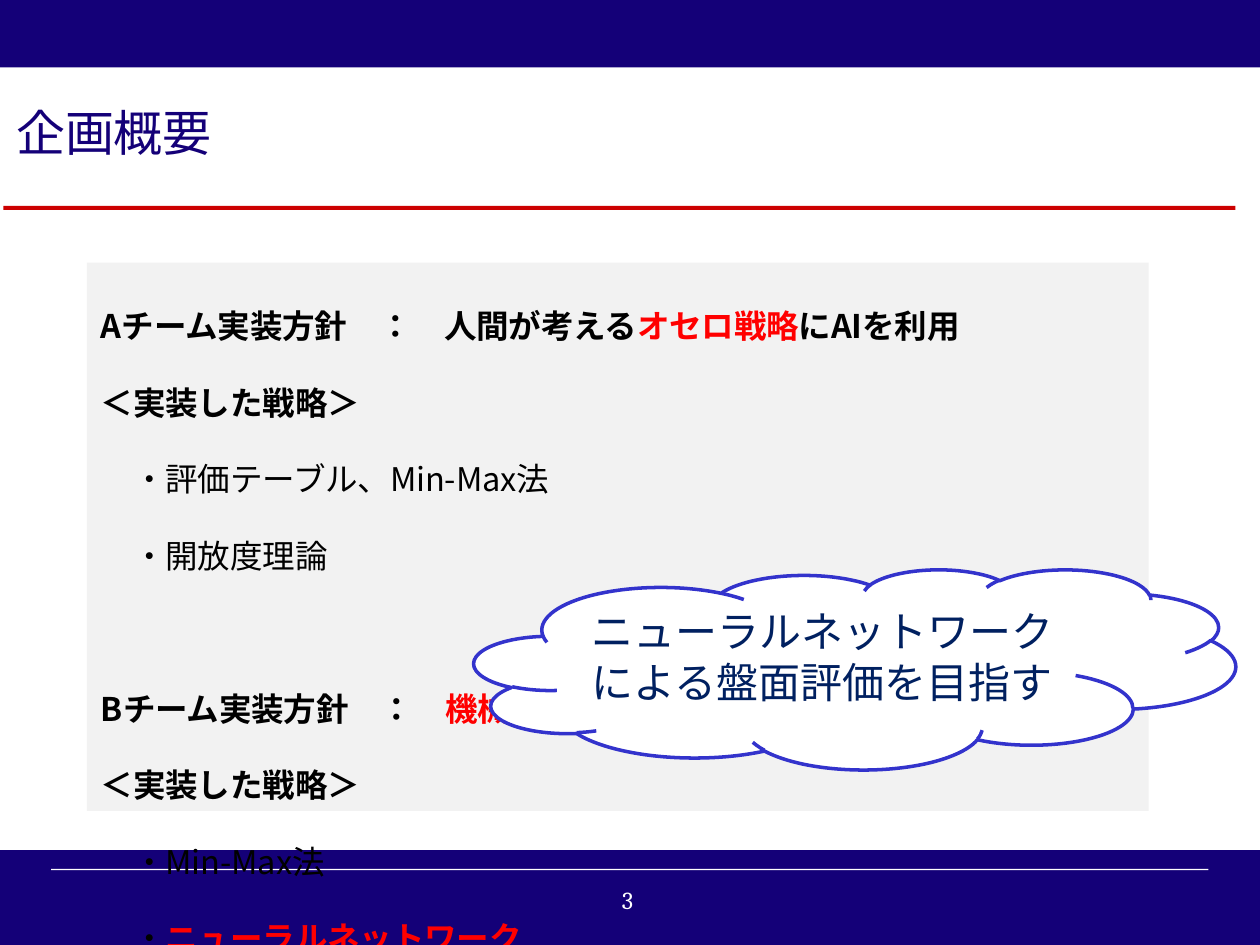
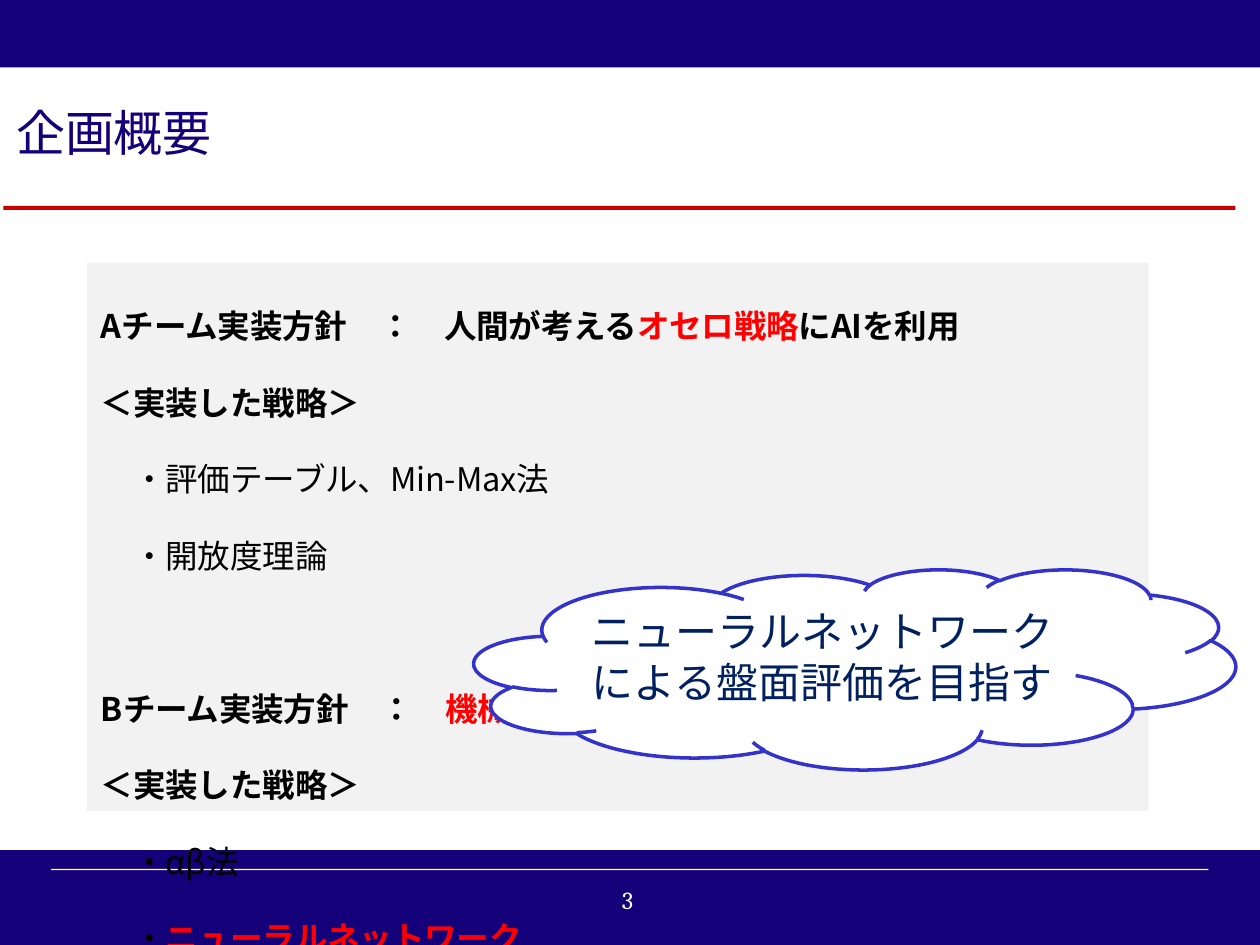
Before and after one commit to reversi-ir/ai-program, a slide deck: slide 3 of reversi-ai/result/オセロAI_技術アカデミー用説明資料.pptx. Drawn at 1260x945 pixels with LibreOffice and Linux fonts; fonts in the diff are those of the drawing; background and template pictures are left out. Boxes give left, top, right and bottom in pixels: in the first picture for what was removed or moved away, otherwise in the second. Text is boxed around its words. In the diff, an @@ line names an element or a change of style, - is before the commit and + after.

```diff
--- a/reversi-ai/result/オセロAI_技術アカデミー用説明資料.pptx
+++ b/reversi-ai/result/オセロAI_技術アカデミー用説明資料.pptx
@@ text at (133, 841, 239, 881): text changed @@
-・Min-Max法
+・αβ法
```
Also in this commit, not shown: 7 other slides changed, 4 slides added, 15 other files.
